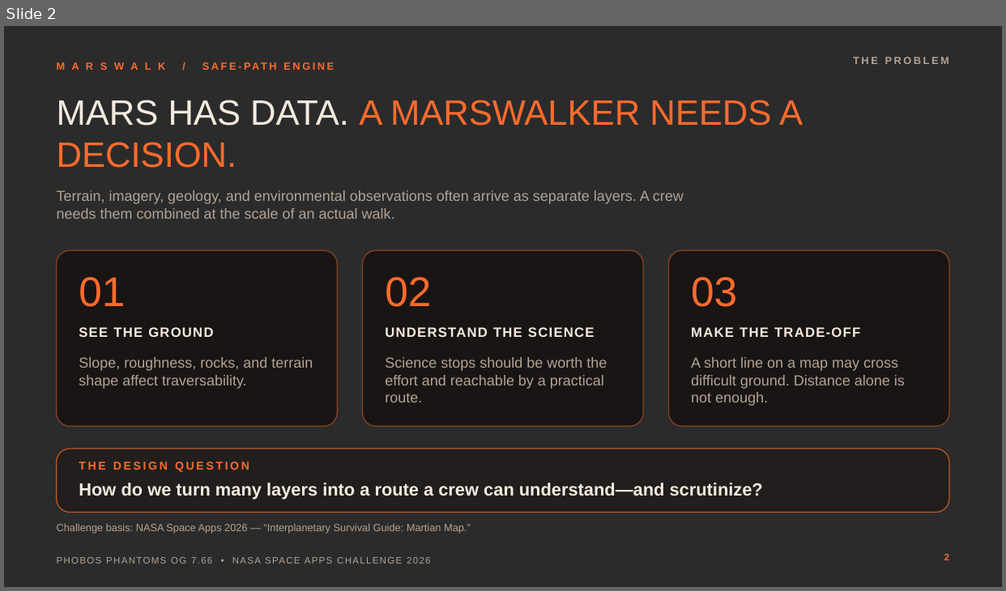
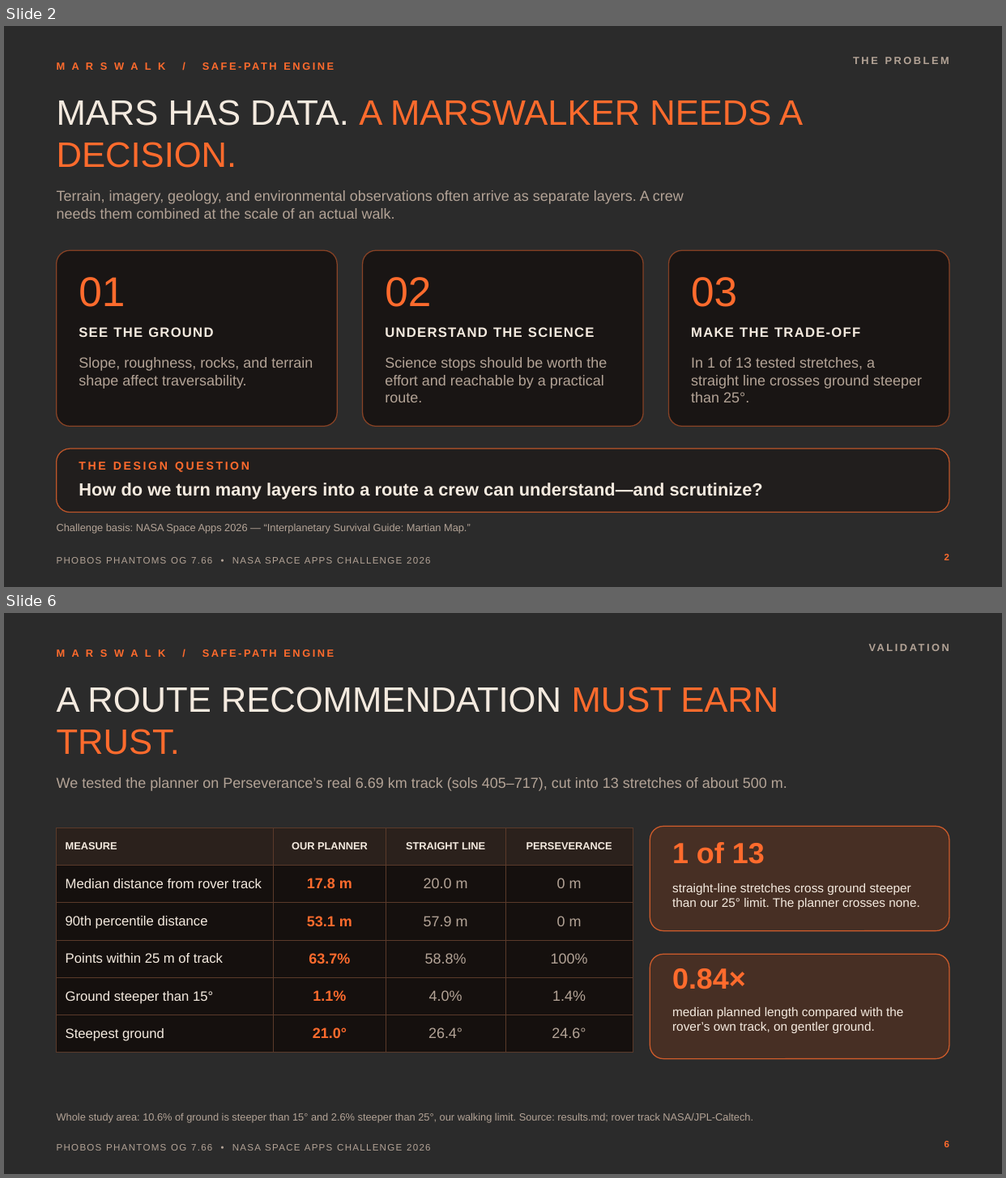
Before and after one commit to mahyda07/phobos-phantoms, a slide deck: submission/Marswalk-Presentation.pptx. Shown one above the other, each under a label of ours: slide 2 before the commit, slides 2 and 6 after it; the slides between them are not shown. The pictures are 1006x591 and 1006x1178 pixels, drawn with LibreOffice and Linux fonts; fonts in the diff are those of the drawing; background and template pictures are left out; a plain dark background stands for a picture behind light text. Boxes give left, top, right and bottom in pixels: in the first picture for what was removed or moved away, otherwise in the second. Text is boxed around its words. In the diff, an @@ line names an element or a change of style, - is before the commit and + after.

```diff
--- a/submission/Marswalk-Presentation.pptx
+++ b/submission/Marswalk-Presentation.pptx
@@ slide 6 added at [4,613,1002,1174], background picture (left out); not listed: 2 template elements that a slide beside it also shows @@
@@ text added at [650,641,949,664], 10 pt, text #B3A396, bold @@
+VALIDATION
@@ title added at [57,687,778,755], 34 pt, text #F4EADF @@
+A ROUTE RECOMMENDATION MUST EARN TRUST.
@@ text added at [57,777,787,791], 14 pt, text #B3A396 @@
+We tested the planner on Perseverance’s real 6.69 km track (sols 405–717), cut into 13 stretches of about 500 m.
@@ table added at [57,828,633,1053], 6 rows, 4 columns @@
+MEASURE | OUR PLANNER | STRAIGHT LINE | PERSEVERANCE
+Median distance from rover track | 17.8 m | 20.0 m | 0 m
+90th percentile distance | 53.1 m | 57.9 m | 0 m
+Points within 25 m of track | 63.7% | 58.8% | 100%
+Ground steeper than 15° | 1.1% | 4.0% | 1.4%
+Steepest ground | 21.0° | 26.4° | 24.6°
@@ rounded rectangle added at [650,826,949,931], fill #8A3A14 at 30% opacity, outline #FF6B2D 1 pt @@
@@ text added at [672,842,765,864], 28 pt, text #FF6B2D, bold @@
+1 of 13
@@ text added at [672,884,919,909], 12 pt, text #F4EADF @@
+straight-line stretches cross ground steeper than our 25° limit. The planner crosses none.
@@ rounded rectangle added at [650,954,949,1059], fill #8A3A14 at 30% opacity, outline #FF6B2D 1 pt @@
@@ text added at [672,969,746,990], 28 pt, text #FF6B2D, bold @@
+0.84×
@@ text added at [672,1007,903,1033], 12 pt, text #F4EADF @@
+median planned length compared with the rover’s own track, on gentler ground.
@@ text added at [57,1113,753,1123], 10 pt, text #B3A396 @@
+Whole study area: 10.6% of ground is steeper than 15° and 2.6% steeper than 25°, our walking limit. Source: results.md; rover track NASA/JPL-Caltech.
@@ page number added at [944,1141,949,1148], 9 pt, text #FF6B2D, bold @@
+6
@@ slide 2 changed as well @@
@@ text at [691,357,922,403]: text changed @@
-A short line on a map may cross difficult ground. Distance alone is not enough.
+In 1 of 13 tested stretches, a straight line crosses ground steeper than 25°.
```
Also in this commit, not shown: 5 other slides changed, 1 slide removed, 13 other files.
